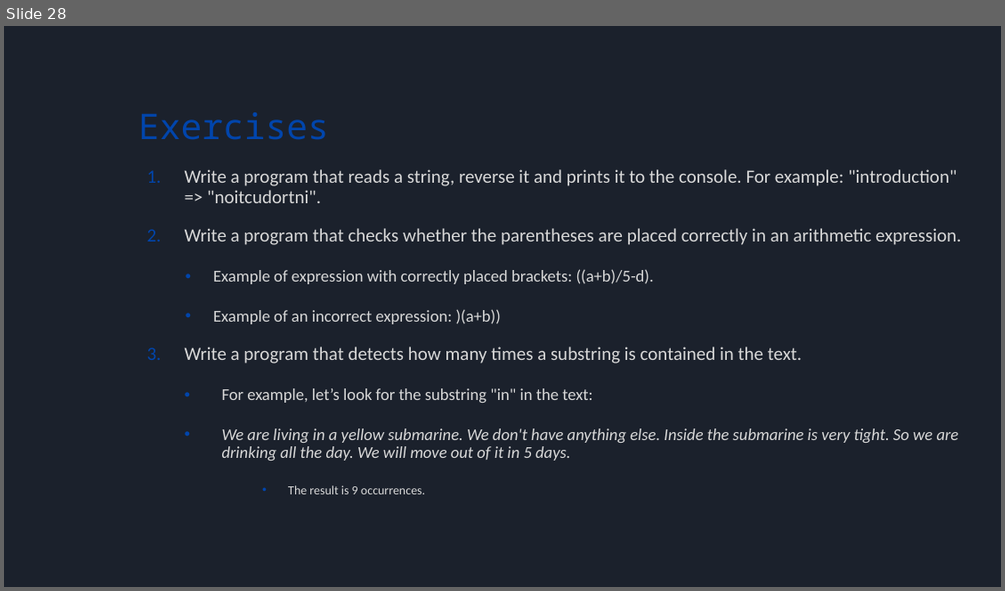
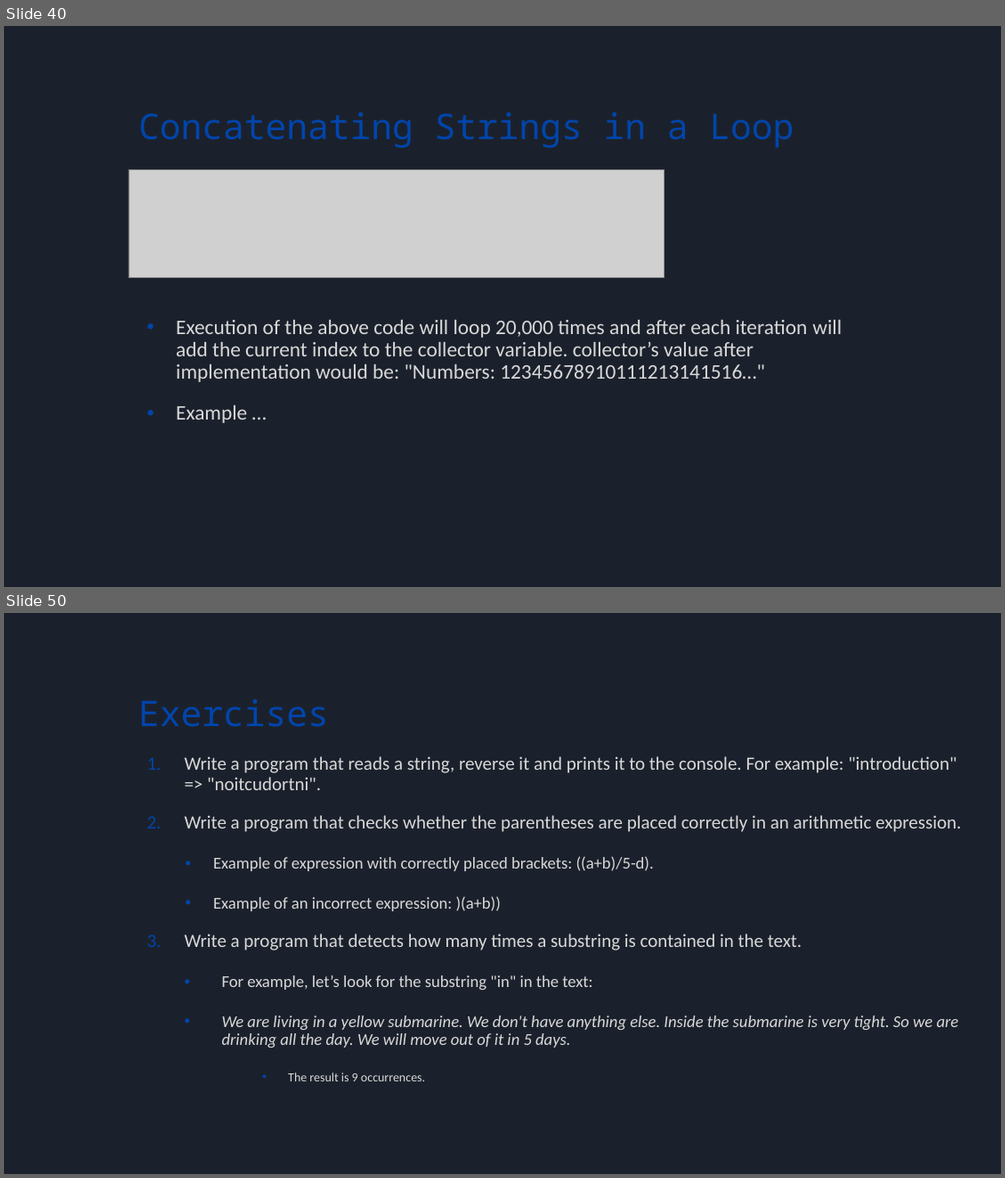
Before and after one commit to bulhard/Principles_Of_Programming, a slide deck: _Presentations/02 Working with strings and texts.pptx. Shown one above the other, each under a label of ours: slide 28 before the commit, slides 40 and 50 after it; the slides between them are not shown. The pictures are 1005x591 and 1005x1178 pixels, drawn with LibreOffice and Linux fonts; fonts in the diff are those of the drawing; grey boxes stand for pictures. Boxes give left, top, right and bottom in pixels: in the first picture for what was removed or moved away, otherwise in the second. Text is boxed around its words. In the diff, an @@ line names an element or a change of style, - is before the commit and + after.

```diff
--- a/_Presentations/02 Working with strings and texts.pptx
+++ b/_Presentations/02 Working with strings and texts.pptx
@@ slide 40 added at (4,26,1001,587), background #1B212C @@
@@ title added at (138,112,793,148), 34 pt, text #0145AC @@
+Concatenating Strings in a Loop
@@ picture added at (129,169,664,278) @@
@@ text added at (176,320,841,423), 20 pt, text #D8D8D8 @@
+• Execution of the above code will loop 20,000 times and after each iteration will add the current index to the collector variable. collector’s value after implementation would be: "Numbers: 12345678910111213141516…"
+• Example …
@@ what was slide 28 is now slide 50 @@
```
Also in this commit, not shown: 21 other slides added, 6 other files.
